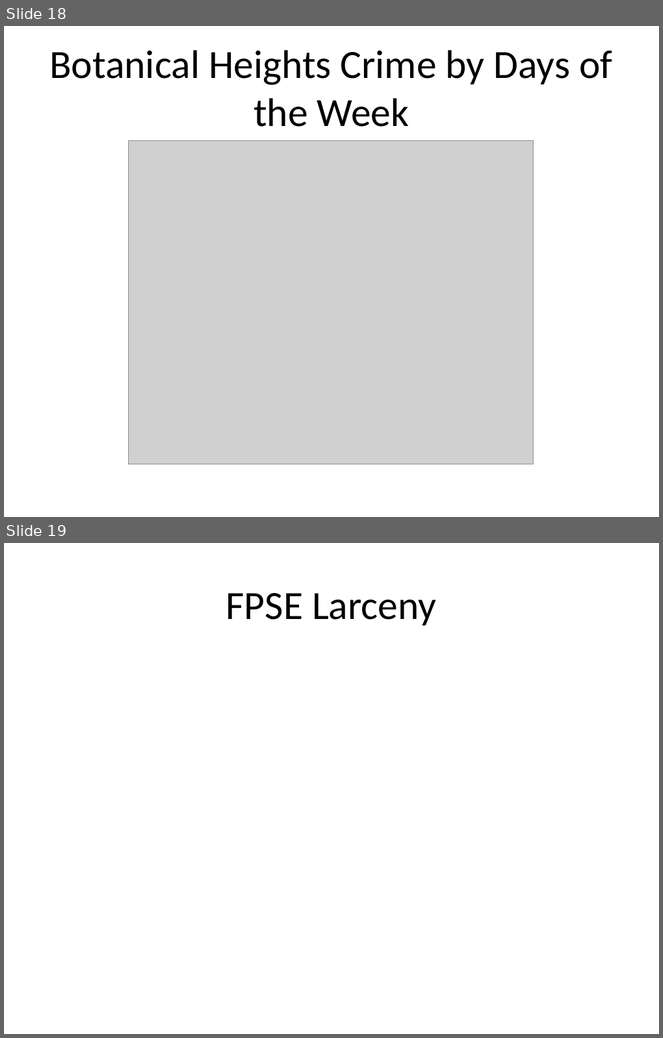
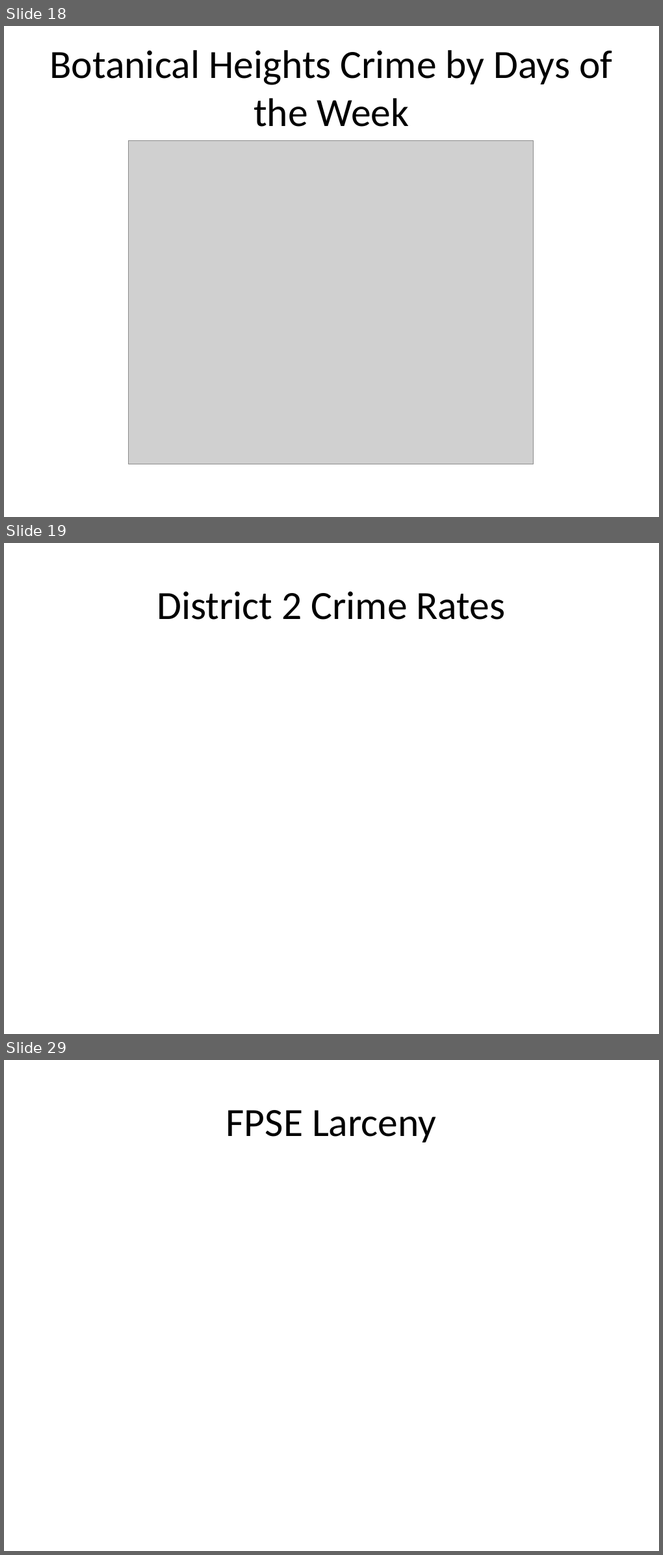
Before and after one commit to wumcrc/r-crime-mapping, a slide deck: src/notebooks/fpse-presentation.pptx. Shown one above the other, each under a label of ours: slides 18 and 19 before the commit, slides 18, 19 and 29 after it; the slides between them are not shown. The pictures are 663x1038 and 663x1555 pixels, drawn with LibreOffice and Linux fonts; fonts in the diff are those of the drawing; grey boxes stand for pictures. Boxes give left, top, right and bottom in pixels: in the first picture for what was removed or moved away, otherwise in the second. Text is boxed around its words. In the diff, an @@ line names an element or a change of style, - is before the commit and + after.

Commit message:
added shapefiles for med campus crimes in 2018 and 2019

```diff
--- a/src/notebooks/fpse-presentation.pptx
+++ b/src/notebooks/fpse-presentation.pptx
@@ slide 19 added at [4, 543, 659, 1034], background #FFFFFF @@
@@ title added at [157, 591, 506, 620], 44 pt, text #000000 @@
+District 2 Crime Rates
@@ what was slide 19 is now slide 29 @@
```
Also in this commit, not shown: 1 slide changed, 9 other slides added, 29 other files.
